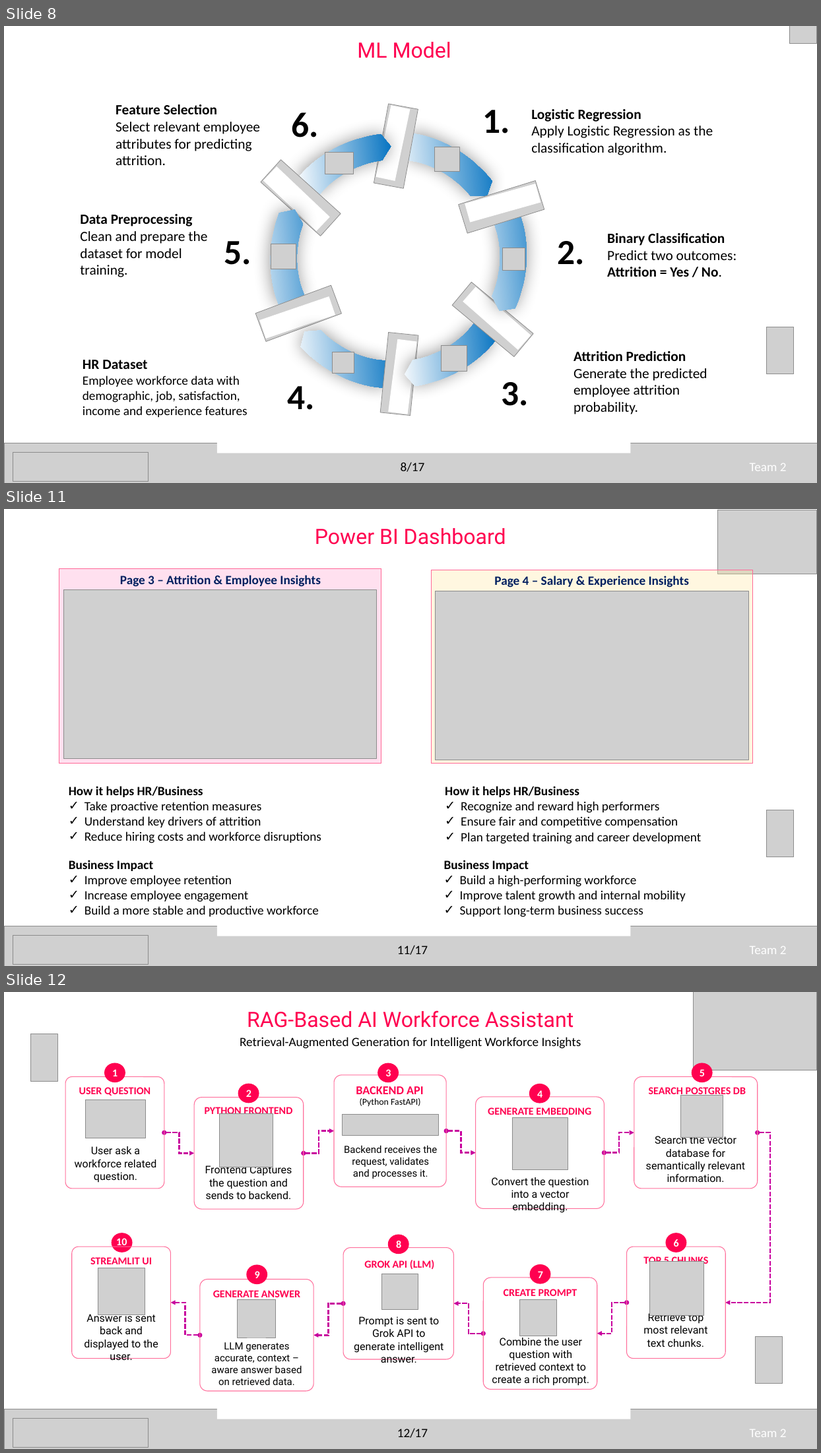
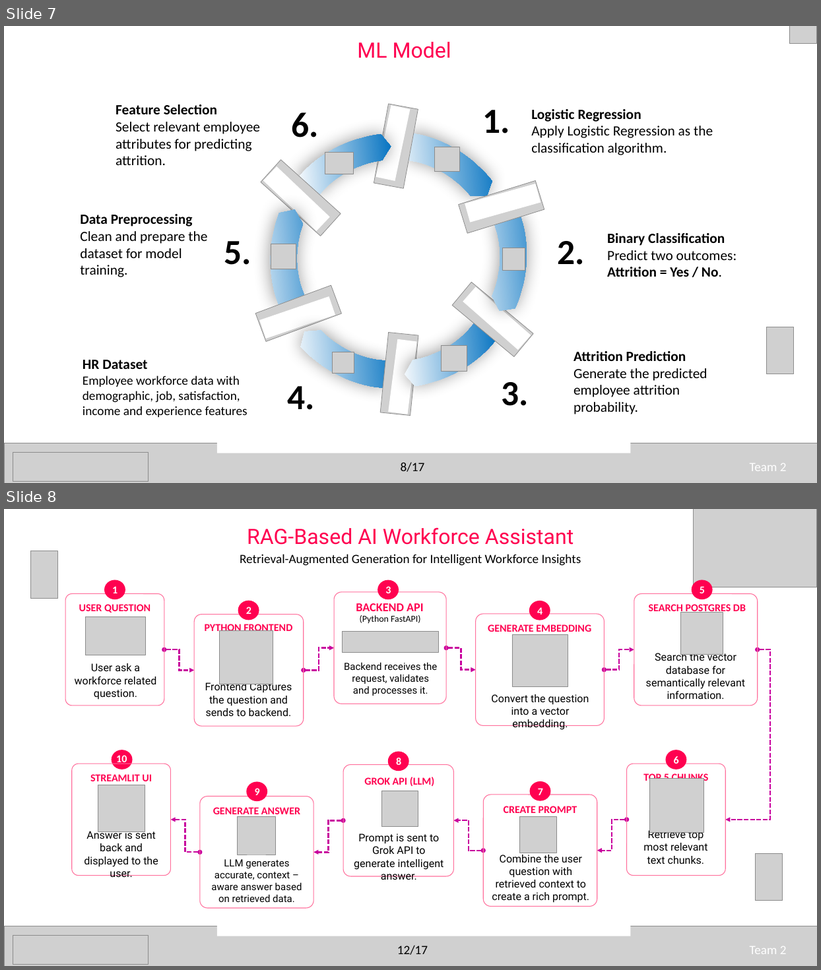
Before and after one commit to Infosys-Springboard-Internship-7-0/Workforce-Insights-Dashboard-for-Employee-Skill-and-Analytics, a slide deck: Data_Cleaning/Presenttion PPT.pptx. Shown one above the other, each under a label of ours: slides 8, 11 and 12 before the commit, slides 7 and 8 after it; the slides between them are not shown. The pictures are 821x1453 and 821x970 pixels, drawn with LibreOffice and Linux fonts; fonts in the diff are those of the drawing; grey boxes stand for pictures. Boxes give left, top, right and bottom in pixels: in the first picture for what was removed or moved away, otherwise in the second. Text is boxed around its words. In the diff, an @@ line names an element or a change of style, - is before the commit and + after.

```diff
--- a/Data_Cleaning/Presenttion PPT.pptx
+++ b/Data_Cleaning/Presenttion PPT.pptx
@@ slide 11 removed at (4,509,817,966), background #FFFFFF @@
@@ text removed at (315,528,506,545) @@
-Power BI Dashboard
@@ picture removed at (717,510,816,574) @@
@@ rounded rectangle removed at (59,569,381,764) @@
@@ text removed at (120,575,320,587) @@
-Page 3 – Attrition & Employee Insights
@@ rounded rectangle removed at (431,570,752,764) @@
@@ text removed at (494,576,689,588) @@
-Page 4 – Salary & Experience Insights
@@ picture removed at (63,590,376,758) @@
@@ picture removed at (436,591,749,760) @@
@@ text removed at (69,786,321,844) @@
-How it helps HR/Business
-✓ Take proactive retention measures
-✓ Understand key drivers of attrition
-✓ Reduce hiring costs and workforce disruptions
@@ text removed at (445,786,702,844) @@
-How it helps HR/Business
-✓ Recognize and reward high performers
-✓ Ensure fair and competitive compensation
-✓ Plan targeted training and career development
@@ picture removed at (767,811,794,857) @@
@@ text removed at (69,860,319,917) @@
-Business Impact
-✓ Improve employee retention
-✓ Increase employee engagement
-✓ Build a more stable and productive workforce
@@ text removed at (444,860,686,918) @@
-Business Impact
-✓ Build a high-performing workforce
-✓ Improve talent growth and internal mobility
-✓ Support long-term business success
@@ rectangle removed at (217,924,630,937) @@
@@ picture removed at (4,927,817,966) @@
@@ picture removed at (13,936,148,964) @@
@@ text removed at (397,945,428,955) @@
-11/17
@@ text removed at (750,947,787,955) @@
-Team 2
@@ what was slide 8 is now slide 7 @@
@@ what was slide 12 is now slide 8 @@
```
Also in this commit, not shown: 5 other slides removed.
